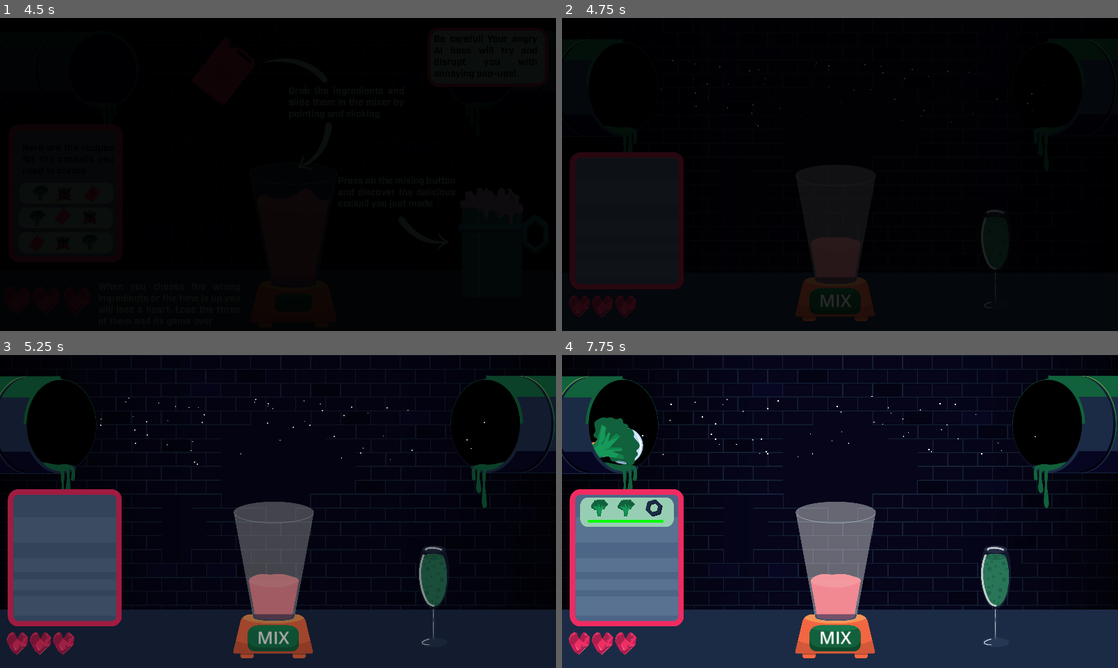
Above: before the commit, frames 1-4 (two rows, left to right).
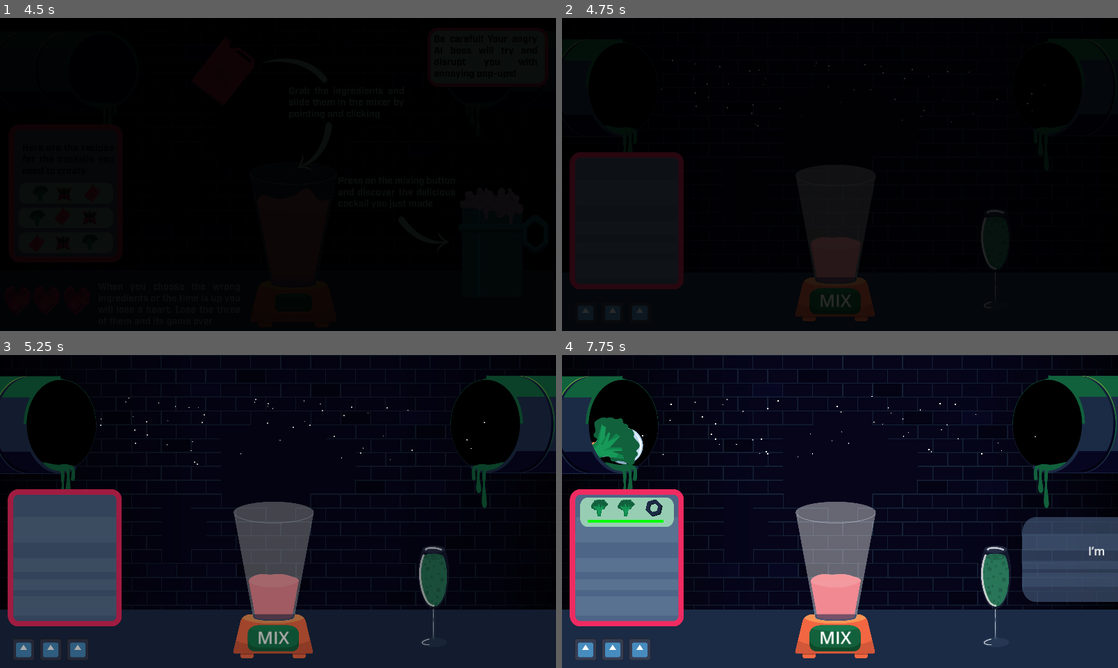
Above: after the commit, the same moments.

Repository: Daxidz/orbital-5-cyberpunk
Game: Godot game, scene res://src/scene_manager.tscn
Two runs of this game, one before a commit and one after it. Both use one fixed random seed, a clock stepped at 60 frames per second and the inputs below. The engine's default icon, where the game draws it, is replaced by a stand-in: a white triangle on a blue panel in a dark square.
Inputs (mouse positions are in pixels of both pictures, inside the frame that each line leads up to):
- Up to frame 1 (4.5 s): click (444, 280) at 0.5 s; click (444, 280) at 1.25 s; click (127, 183) at 2 s; click (127, 183) at 2.75 s; move the mouse to (400, 158) at 3.52 s; press the mouse at (400, 158) at 3.53 s; move the mouse to (166, 190) at 4.27 s; release the mouse at (166, 190) at 4.28 s; click (166, 190) at 4.35 s
- Up to frame 2 (4.75 s): no input
- Up to frame 3 (5.25 s): click (272, 636) at 5 s
- Up to frame 4 (7.75 s): click (834, 636) at 5.75 s; click (834, 636) at 6.5 s; move the mouse to (617, 442) at 7.27 s; press the mouse at (617, 442) at 7.28 s

Frame 1 is identical in both runs. In frame 2, 0.4% of the frame differs, in the area x 1-15%, y 88-96%; in frame 3, 0.9%; in frame 4, 5.7%, in the area x 1-100%, y 51-98%.

Commit message:
gameover sound

Diff:
--- a/src/TextBoxesManager.gd
+++ b/src/TextBoxesManager.gd
@@ -4,6 +4,11 @@
 
 
 var TEXTS = [
+	"Bordel! Tu fais quoi?",
+	"Non mais Allo?!",
+	"F%CK",
+	"PUTAIN!!",
+	"What the f@ck?!",
 	"You’re the reason God created the AI ",
 	"I’m not insulting you, I’m describing you.",
 	"I’m not a nerd. I’m just smarter than you.",
@@ -26,7 +31,7 @@
 	"Robot04.wav",
 	"Robot05.wav"
 ]
-var time_between_spawn: float = 6
+var time_between_spawn: float = 3
 
 func _ready():
 	$Timer.start(time_between_spawn)
--- a/src/main.gd
+++ b/src/main.gd
@@ -52,9 +52,10 @@
 
 	if nb_ingr_total % 10 == 0:
 		$TapisIngredients.speed_current *= 1.2
+		_level_increase()
 
-	if nb_ingr_total % 25 == 0:
-		_level_increase()
+	#if nb_ingr_total % 10 == 0:
+	#	_level_increase()
 
 	if nb_ingr_total % 5 == 0:
 		print($TextBoxesManager.time_between_spawn)
--- a/src/main.tscn
+++ b/src/main.tscn
@@ -14,6 +14,7 @@
 [ext_resource type="PackedScene" uid="uid://nf8sr3ityc52" path="res://src/text_boxes_manager.tscn" id="10_s6m7u"]
 [ext_resource type="Texture2D" uid="uid://b41p1bdg2gfoy" path="res://res/img/verres/glass4.png" id="12_h4dkd"]
 [ext_resource type="PackedScene" uid="uid://w21jxvoygl2x" path="res://src/score_manager.tscn" id="13_n74ld"]
+[ext_resource type="AudioStream" uid="uid://bxd4rq566mw3a" path="res://res/sounds/glassbreak_01.wav" id="15_sd2ex"]
 
 [sub_resource type="SegmentShape2D" id="SegmentShape2D_jqgvs"]
 a = Vector2(-1, 1085)
@@ -201,7 +202,15 @@
 [node name="ScoreManager" parent="." instance=ExtResource("13_n74ld")]
 z_index = 20
 z_as_relative = false
-position = Vector2(23, 956)
-scale = Vector2(0.8, 0.8)
+position = Vector2(43, 978)
+scale = Vector2(0.6, 0.6)
+
+[node name="GameOver" type="AudioStreamPlayer" parent="."]
+stream = ExtResource("15_sd2ex")
+
+[node name="Timer" type="Timer" parent="."]
+wait_time = 0.5
+one_shot = true
 
 [connection signal="timeout" from="TapisIngredients/Timer" to="TapisIngredients" method="_on_timer_timeout"]
+[connection signal="timeout" from="Timer" to="." method="_on_timer_timeout"]
--- a/src/music_manager.tscn
+++ b/src/music_manager.tscn
@@ -7,7 +7,6 @@
 [ext_resource type="AudioStream" uid="uid://be2owqst6lm73" path="res://res/sounds/Synth_2.wav" id="5_gffhy"]
 [ext_resource type="AudioStream" uid="uid://tqhfrete42ub" path="res://res/sounds/VoxSynth_2.wav" id="6_i6ldg"]
 [ext_resource type="AudioStream" uid="uid://cksknr24fetbn" path="res://res/sounds/Ambience_Place_Market_More_Noise_Loop.wav" id="7_00cvx"]
-[ext_resource type="AudioStream" uid="uid://pbww8cebbmhf" path="res://res/sounds/Ambience_Place_Spaceship_01_Loop.wav" id="8_jfiky"]
 
 [node name="MusicManager" type="Node2D"]
 script = ExtResource("1_jc8yq")
@@ -42,6 +41,3 @@
 stream = ExtResource("7_00cvx")
 volume_db = -5.0
 autoplay = true
-
-[node name="Noise" type="AudioStreamPlayer" parent="."]
-stream = ExtResource("8_jfiky")
--- a/src/scene_manager.gd
+++ b/src/scene_manager.gd
@@ -113,7 +113,14 @@
 
 func _on_Game_over():
 	$AnimationPlayer.play("fade_in")
-
+	$Timer.start(1)
+	AudioServer.set_bus_mute(1, true)
+	AudioServer.set_bus_mute(2, true)
+	AudioServer.set_bus_mute(3, true)
 
 func _on_return_menu_button_pressed():
 	$AnimationPlayer.play("fade_in")
+
+
+func _on_timer_timeout():
+	$Gameover.play()
--- a/src/scene_manager.tscn
+++ b/src/scene_manager.tscn
@@ -9,6 +9,7 @@
 [ext_resource type="Texture2D" uid="uid://bbk2ej5u8vn4c" path="res://res/img/ui/histoireintro.png" id="7_pknof"]
 [ext_resource type="Texture2D" uid="uid://dg6knhop0kkjs" path="res://res/img/ui/tuto.png" id="7_u641i"]
 [ext_resource type="Texture2D" uid="uid://r4g7iaprgyx3" path="res://res/img/ui/credits.png" id="8_nvews"]
+[ext_resource type="AudioStream" uid="uid://bxd4rq566mw3a" path="res://res/sounds/glassbreak_01.wav" id="10_7fotx"]
 
 [sub_resource type="Animation" id="Animation_dbpmi"]
 resource_name = "fade_in"
@@ -128,5 +129,14 @@
 mouse_filter = 2
 color = Color(0, 0, 0, 1)
 
+[node name="Gameover" type="AudioStreamPlayer" parent="."]
+stream = ExtResource("10_7fotx")
+volume_db = -5.0
+
+[node name="Timer" type="Timer" parent="."]
+wait_time = 0.5
+one_shot = true
+
 [connection signal="animation_finished" from="AnimationPlayer" to="." method="_on_animation_player_animation_finished"]
 [connection signal="pressed" from="DeathScreen/ReturnMenuButton" to="." method="_on_return_menu_button_pressed"]
+[connection signal="timeout" from="Timer" to="." method="_on_timer_timeout"]
--- a/src/score_manager.tscn
+++ b/src/score_manager.tscn
@@ -1,26 +1,45 @@
-[gd_scene load_steps=4 format=3 uid="uid://w21jxvoygl2x"]
+[gd_scene load_steps=6 format=3 uid="uid://w21jxvoygl2x"]
 
 [ext_resource type="Script" path="res://src/score_manager.gd" id="1_blcx3"]
+[ext_resource type="FontFile" uid="uid://cjrpxkeokkqfm" path="res://res/fonts/Industry/Industry-Bold.ttf" id="2_gy3jw"]
+[ext_resource type="Texture2D" uid="uid://b2wk70bgifw7o" path="res://icon.svg" id="3_nv4vd"]
 [ext_resource type="AudioStream" uid="uid://hpuneixalorh" path="res://res/sounds/error_01.wav" id="3_uwgh3"]
-[ext_resource type="Texture2D" uid="uid://bpjpqp7474o3f" path="res://res/img/ui/vie.svg" id="4_5qsx2"]
+
+[sub_resource type="LabelSettings" id="LabelSettings_fi3f6"]
+font = ExtResource("2_gy3jw")
+font_size = 72
 
 [node name="ScoreManager" type="Node2D"]
 script = ExtResource("1_blcx3")
+
+[node name="Label" type="Label" parent="."]
+visible = false
+custom_minimum_size = Vector2(200, 0)
+offset_right = 40.0
+offset_bottom = 23.0
+text = "+420"
+label_settings = SubResource("LabelSettings_fi3f6")
+horizontal_alignment = 2
+vertical_alignment = 1
+metadata/_edit_use_anchors_ = true
 
 [node name="Error" type="AudioStreamPlayer" parent="."]
 stream = ExtResource("3_uwgh3")
 volume_db = -20.0
 
 [node name="Heart1" type="Sprite2D" parent="."]
-texture = ExtResource("4_5qsx2")
+visible = false
+texture = ExtResource("3_nv4vd")
 centered = false
 
 [node name="Heart2" type="Sprite2D" parent="."]
-texture = ExtResource("4_5qsx2")
+visible = false
+texture = ExtResource("3_nv4vd")
 centered = false
-offset = Vector2(100, 0)
+offset = Vector2(156, 0)
 
 [node name="Heart3" type="Sprite2D" parent="."]
-texture = ExtResource("4_5qsx2")
+visible = false
+texture = ExtResource("3_nv4vd")
 centered = false
-offset = Vector2(200, 0)
+offset = Vector2(312, 0)
Not shown, removed: res/sounds/Ambience_Place_Spaceship_01_Loop.wav.import
Not shown, removed: res/sounds/Saw Machine On 1_1.wav.import
Not shown, removed: res/sounds/Saw Machine On 2_1.wav.import
Not shown, removed: res/sounds/Saw Machine On 2_2.wav.import
Not shown, removed: res/sounds/Saw Machine On 2_3.wav.import
Not shown, removed: res/sounds/Saw Machine On 3_1.wav.import
Not shown, removed: res/sounds/collision_metal_soft_01.wav.import
Not shown, removed: res/sounds/popup_01.wav.import
Not shown: 2 places in src/main.tscn that only renumber resources
Not shown: 1 places in src/music_manager.tscn that only renumber resources
Not shown: 1 places in src/scene_manager.tscn that only renumber resources
Not shown, removed: res/sounds/Ambience_Place_Spaceship_01_Loop.wav
(and 7 more such lines)
